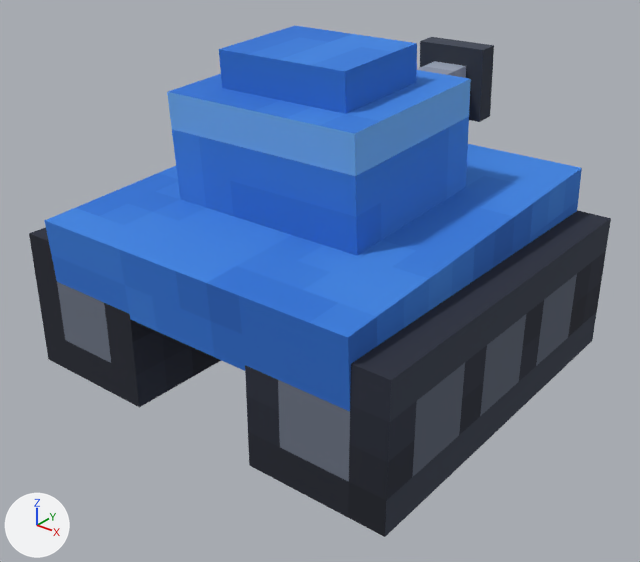
The glTF model public/assets/models/units/ltank_blue.glb, before and after one commit.
The view is the same before and after, from a 50 mm lens placed at (0.89, -1.129, 0.839), pointed at (-0.021, 0.011, 0.132). Lighting does not change. The marker at lower left points along +X, +Y and +Z. The picture after the commit comes second.

The scene before the commit, as lines of its bpy script (objects in view):
```python
me_barrel_rigid_batch = bpy.data.meshes.new('barrel rigid batch')
me_barrel_rigid_batch.from_pydata(...)  # 16 vertices, 22 faces; spans x -0.062..0.062, y 0.0..0.438, z -0.062..0.062
me_barrel_rigid_batch.materials.append(mat_paint)  # picture img_paint
me_chassis_rigid_batch = bpy.data.meshes.new('chassis rigid batch')
me_chassis_rigid_batch.from_pydata(...)  # a box spanning x -0.375..-0.125, y -0.344..0.344, z -0.125..0.125; a box spanning x 0.125..0.375, y -0.344..0.344, z -0.125..0.125
me_chassis_rigid_batch.materials.append(mat_paint)  # picture img_paint
me_hull_rigid_batch = bpy.data.meshes.new('hull rigid batch')
me_hull_rigid_batch.from_pydata(...)  # a box spanning x -0.312..0.312, y -0.344..0.344, z 0.0..0.125
me_hull_rigid_batch.materials.append(mat_paint)  # picture img_paint
ob_barrel = bpy.data.objects.new('barrel', me_barrel_rigid_batch)
ob_barrel.parent = ob_turret
ob_barrel.location = (0.0, 0.156, 0.0938)
ob_barrel.scale = (1.12, 0.667, 1.12)
ob_chassis = bpy.data.objects.new('chassis', me_chassis_rigid_batch)
ob_chassis.parent = ob_root
ob_chassis.location = (0.0, 0.0, 0.125)
ob_hull = bpy.data.objects.new('hull', me_hull_rigid_batch)
ob_hull.parent = ob_root
ob_hull.location = (0.0, 0.0, 0.188)
ob_hull.rotation_euler = (0.0606, 0.0, 0.0)  # degrees (3.5, 0, 0)
# also in view: 'turret' at (0.0, -0.013, 0.435)
```
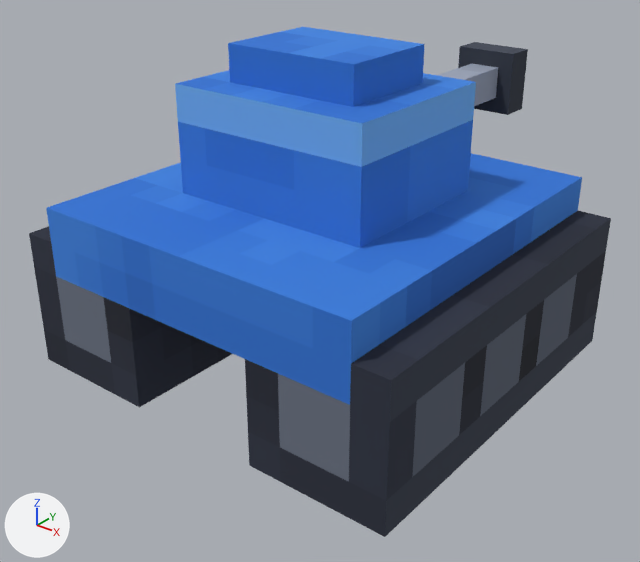
What the commit changed:
Object 'hull' (ob_hull) turns from (3.5, 0, 0) to (0.1, 0, 0) degrees about x, y and z.
Object 'barrel' (ob_barrel) is rescaled from (1.12, 0.667, 1.12) to (1.0, 1.0, 1.0).

Where the change shows, as pixel boxes [x1, y1, x2, y2] in the pictures (640 x 562 px):
'hull', turned: before [44, 144, 582, 411]; after [46, 153, 582, 405]
'turret', turned: before [167, 26, 471, 256]; after [175, 27, 476, 248]
'barrel', turned, rescaled: before [417, 37, 494, 122]; after [437, 42, 528, 115]
